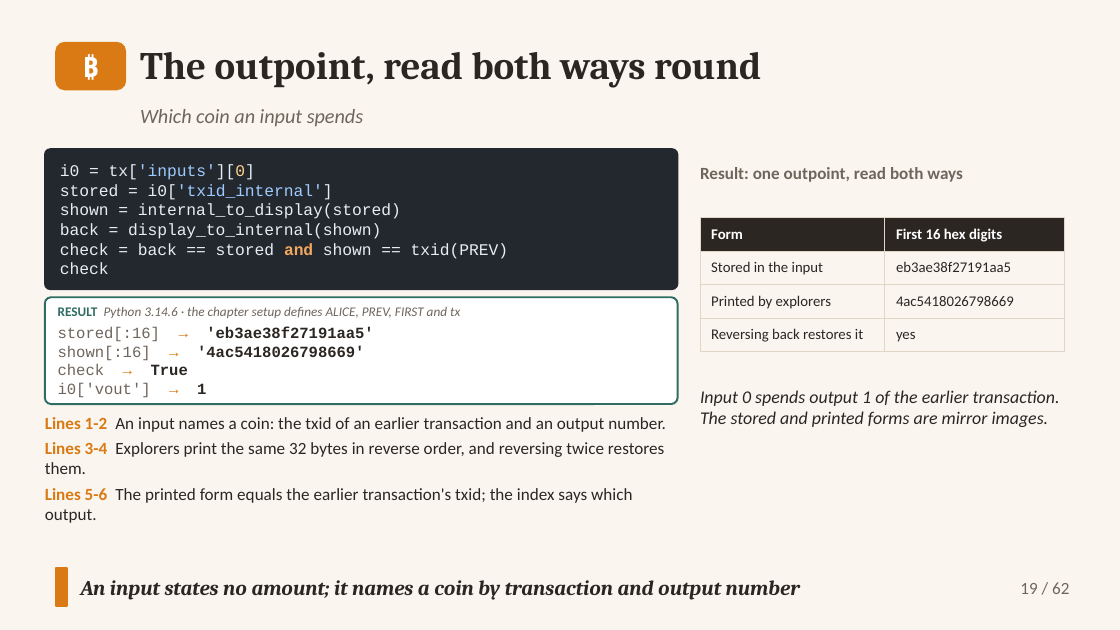
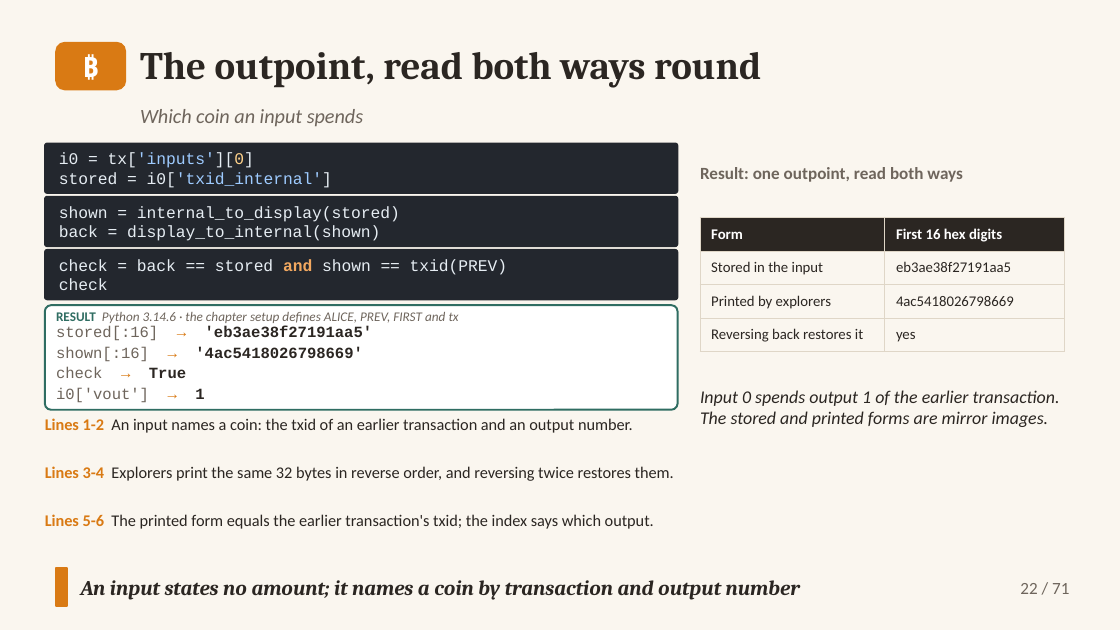
Before and after one commit to altunelyusuf/SEN0401, a slide deck: slide 22 of 03-materials/ch06/SEN0401_Ch06_Transactions_3e_v2_3_0.pptx (slide 19 before the commit). Drawn at 1120x630 pixels with LibreOffice and Linux fonts; fonts in the diff are those of the drawing. Boxes give left, top, right and bottom in pixels: in the first picture for what was removed or moved away, otherwise in the second. Text is boxed around its words. In the diff, an @@ line names an element or a change of style, - is before the commit and + after.

```diff
--- a/03-materials/ch06/SEN0401_Ch06_Transactions_3e_v2_3_0.pptx
+++ b/03-materials/ch06/SEN0401_Ch06_Transactions_3e_v2_3_0.pptx
@@ rounded rectangle "i0 = tx['inputs'][0]": place and size @@
-rounded rectangle "i0 = tx['inputs'][0]" at box(45, 149, 678, 289)
+rounded rectangle "i0 = tx['inputs'][0]" at box(45, 143, 678, 194)
@@ rounded rectangle "i0 = tx['inputs'][0]" at box(45, 143, 678, 194): proportions changed @@
@@ rounded rectangle added at box(45, 196, 678, 246), fill #23272E, outline #23272E 1 pt, 10.5 pt, text #E6EDF3 @@
+shown = internal_to_display(stored)
+back = display_to_internal(shown)
@@ text in rounded rectangle at box(60, 203, 508, 274): paragraphs removed @@
-shown = internal_to_display(stored)
-back = display_to_internal(shown)
-check = back == stored and shown == txid(PREV)
-check
@@ rounded rectangle added at box(45, 250, 678, 300), fill #23272E, outline #23272E 1 pt, 10.5 pt, text #E6EDF3 @@
+check = back == stored and shown == txid(PREV)
+check
@@ rounded rectangle added at box(45, 306, 678, 410), fill #FFFFFF, outline #2F6D62 1.25 pt @@
@@ text "RESULT Python 3.14.6 · the ...": place and size @@
-text "RESULT Python 3.14.6 · the ..." at box(45, 297, 678, 403)
+text "RESULT Python 3.14.6 · the ..." at box(56, 312, 459, 323)
@@ text "RESULT Python 3.14.6 · the ..." at box(56, 312, 459, 323): less space between paragraphs; vertical alignment middle to top; fill #FFFFFF to none; outline #2F6D62 1.25 pt to none @@
@@ text added at box(56, 326, 372, 340), 10 pt, text #2B2622, bold @@
+stored[:16] → 'eb3ae38f27191aa5'
@@ text at box(58, 326, 373, 397): paragraphs removed @@
-stored[:16] → 'eb3ae38f27191aa5'
-shown[:16] → '4ac5418026798669'
-check → True
-i0['vout'] → 1
@@ text added at box(56, 346, 362, 361), 10 pt, text #2B2622, bold @@
+shown[:16] → '4ac5418026798669'
@@ text added at box(56, 367, 186, 378), 10 pt, text #6E655C @@
+check → True
@@ text added at box(56, 387, 204, 402), 10 pt, text #6E655C @@
+i0['vout'] → 1
@@ text at box(45, 417, 666, 432): paragraph removed @@
-Lines 1-2 An input names a coin: the txid of an earlier transaction and an output number.
@@ text added at box(45, 418, 633, 433), 10.5 pt, text #2B2622 @@
+Lines 1-2 An input names a coin: the txid of an earlier transaction and an output number.
@@ text "Lines 3-4 Explorers print the ...": place and size @@
-text "Lines 3-4 Explorers print the ..." at box(45, 417, 666, 523)
+text "Lines 3-4 Explorers print the ..." at box(45, 466, 674, 481)
@@ text "Lines 3-4 Explorers print the ..." at box(45, 466, 674, 481): size 11 to 10.5 pt; less space between paragraphs @@
@@ text at box(45, 488, 632, 523): paragraph removed @@
-Lines 5-6 The printed form equals the earlier transaction's txid; the index says which output.
@@ text added at box(45, 514, 654, 529), 10.5 pt, text #2B2622 @@
+Lines 5-6 The printed form equals the earlier transaction's txid; the index says which output.
@@ text at box(1020, 583, 1069, 594): text changed @@
-19 / 62
+22 / 71
```
Also in this commit, not shown: 61 other slides changed, 9 slides added, 14 other files.
